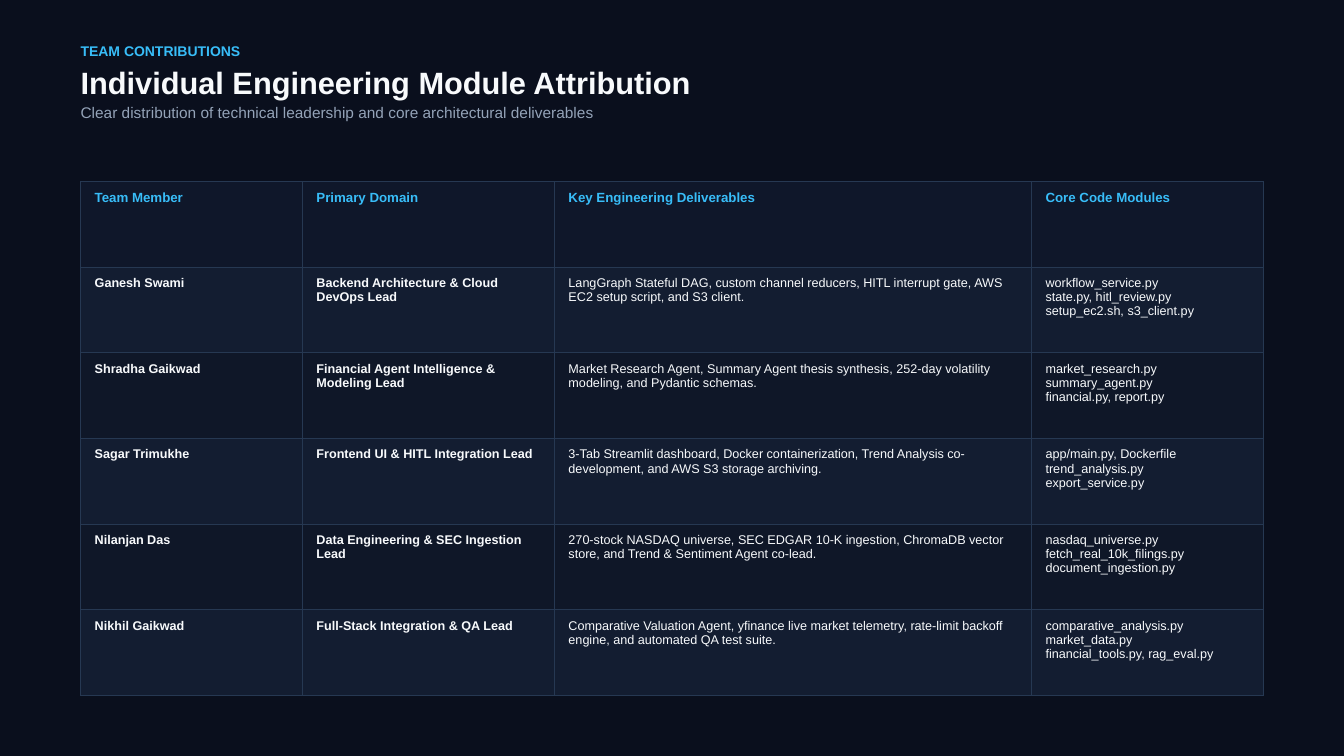
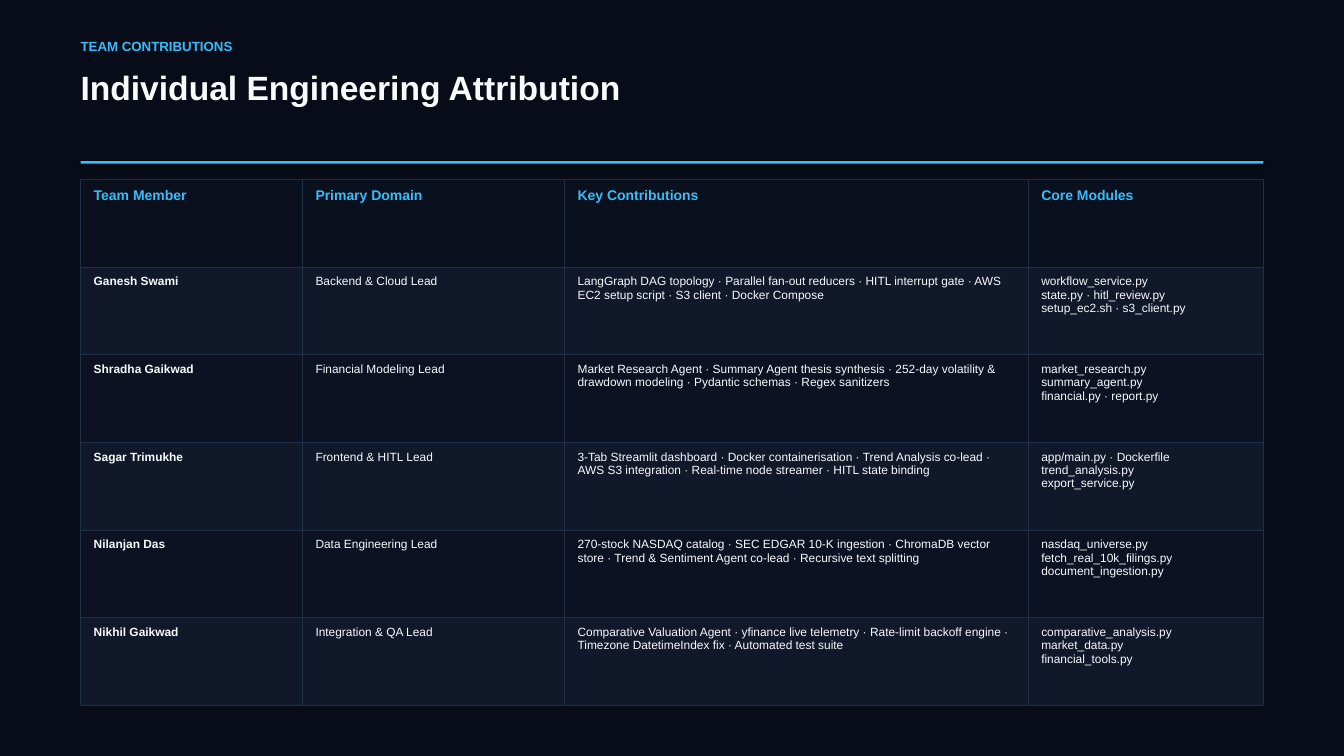
Before and after one commit to SagarTrimukhe/ai-investment-research-assistant, a slide deck: slide 17 of CAPSTONE_PROJECT_PRESENTATION.pptx. Drawn at 1344x756 pixels with LibreOffice and Linux fonts; fonts in the diff are those of the drawing. Boxes give left, top, right and bottom in pixels: in the first picture for what was removed or moved away, otherwise in the second. Text is boxed around its words. In the diff, an @@ line names an element or a change of style, - is before the commit and + after.

Commit message:
design: complete visual redesign — section dividers, accent bar panels, KPI callouts, varied layouts

```diff
--- a/CAPSTONE_PROJECT_PRESENTATION.pptx
+++ b/CAPSTONE_PROJECT_PRESENTATION.pptx
@@ rectangle at box(0, 0, 1344, 756): fill #0A0F1D to #080C18 @@
@@ text "TEAM CONTRIBUTIONS" at box(81, 41, 233, 51): size 10 to 9.5 pt @@
@@ text at box(81, 71, 690, 121): paragraphs removed @@
-Individual Engineering Module Attribution
-Clear distribution of technical leadership and core architectural deliverables
@@ text added at box(81, 75, 621, 107), 24 pt, text #F8FAFC, bold @@
+Individual Engineering Attribution
@@ table at box(81, 179, 1263, 706) @@
-row 1, column 3: Key Engineering Deliverables
+row 1, column 3: Key Contributions
-row 1, column 4: Core Code Modules
+row 1, column 4: Core Modules
-row 2: Ganesh Swami | Backend Architecture & Cloud DevOps Lead | LangGraph Stateful DAG, custom channel reducers, HITL interrupt gate, AWS EC2 setup script, and S3 client. | workflow_service.py state.py, hitl_review.py setup_ec2.sh, s3_client.py
+row 2: Ganesh Swami | Backend & Cloud Lead | LangGraph DAG topology · Parallel fan-out reducers · HITL interrupt gate · AWS EC2 setup script · S3 client · Docker Compose | workflow_service.py state.py · hitl_review.py setup_ec2.sh · s3_client.py
-row 3: Shradha Gaikwad | Financial Agent Intelligence & Modeling Lead | Market Research Agent, Summary Agent thesis synthesis, 252-day volatility modeling, and Pydantic schemas. | market_research.py summary_agent.py financial.py, report.py
+row 3: Shradha Gaikwad | Financial Modeling Lead | Market Research Agent · Summary Agent thesis synthesis · 252-day volatility & drawdown modeling · Pydantic schemas · Regex sanitizers | market_research.py summary_agent.py financial.py · report.py
-row 4: Sagar Trimukhe | Frontend UI & HITL Integration Lead | 3-Tab Streamlit dashboard, Docker containerization, Trend Analysis co-development, and AWS S3 storage archiving. | app/main.py, Dockerfile trend_analysis.py export_service.py
+row 4: Sagar Trimukhe | Frontend & HITL Lead | 3-Tab Streamlit dashboard · Docker containerisation · Trend Analysis co-lead · AWS S3 integration · Real-time node streamer · HITL state binding | app/main.py · Dockerfile trend_analysis.py export_service.py
-row 5, column 2: Data Engineering & SEC Ingestion Lead
+row 5, column 2: Data Engineering Lead
-row 5, column 3: 270-stock NASDAQ universe, SEC EDGAR 10-K ingestion, ChromaDB vector store, and Trend & Sentiment Agent co-lead.
+row 5, column 3: 270-stock NASDAQ catalog · SEC EDGAR 10-K ingestion · ChromaDB vector store · Trend & Sentiment Agent co-lead · Recursive text splitting
-row 6: Nikhil Gaikwad | Full-Stack Integration & QA Lead | Comparative Valuation Agent, yfinance live market telemetry, rate-limit backoff engine, and automated QA test suite. | comparative_analysis.py market_data.py financial_tools.py, rag_eval.py
+row 6: Nikhil Gaikwad | Integration & QA Lead | Comparative Valuation Agent · yfinance live telemetry · Rate-limit backoff engine · Timezone DatetimeIndex fix · Automated test suite | comparative_analysis.py market_data.py financial_tools.py
@@ fill #0F172A to #0A101E in row 1 @@
@@ fill #131D31 to #10182A in 12 cells @@
@@ fill #0F1728 to #0C1222 in 8 cells @@
@@ size 9.5 to 10 pt in "Team Member", "Primary Domain" @@
@@ size 9 to 8.5 pt in "Ganesh Swami", "Shradha Gaikwad", "Sagar Trimukhe", "Nilanjan Das" and 2 more places @@
@@ borders changed @@
@@ rectangle added at box(81, 161, 1263, 164), fill #38BDF8 @@
```
Also in this commit, not shown: 4 other slides changed, 13 slides added, 13 slides removed.
